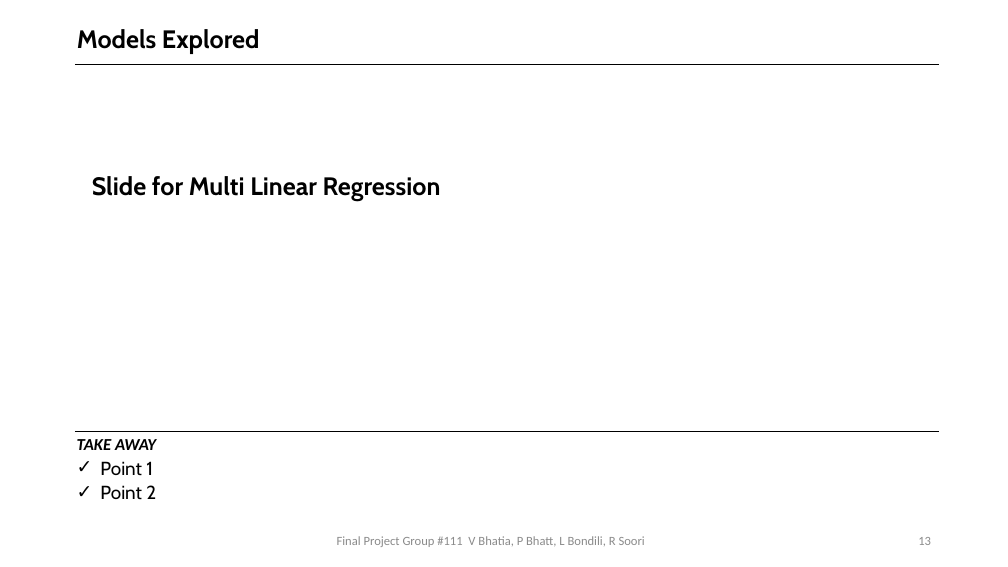
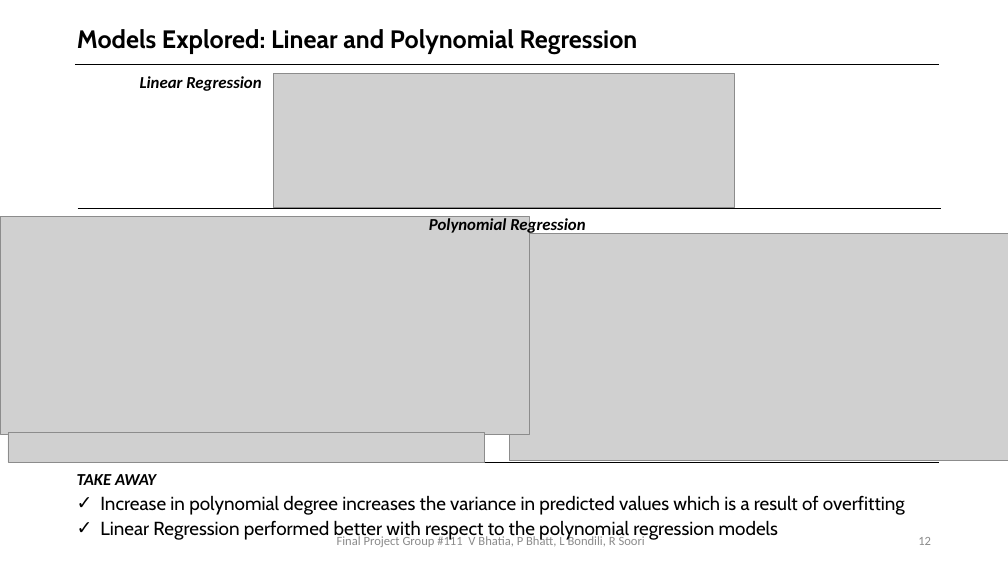
Before and after one commit to bhatiavr/cs109b-final-project-111, a slide deck: slide 12 of docs/Forecasting COVID-19 Cases Using SARS-Cov-2 Titers in Wastewater.pptx (slide 13 before the commit). Drawn at 1008x567 pixels with LibreOffice and Linux fonts; fonts in the diff are those of the drawing; grey boxes stand for pictures. Boxes give left, top, right and bottom in pixels: in the first picture for what was removed or moved away, otherwise in the second. Text is boxed around its words. In the diff, an @@ line names an element or a change of style, - is before the commit and + after.

```diff
--- a/docs/Forecasting COVID-19 Cases Using SARS-Cov-2 Titers in Wastewater.pptx
+++ b/docs/Forecasting COVID-19 Cases Using SARS-Cov-2 Titers in Wastewater.pptx
@@ title at (77, 29, 638, 54): text changed @@
-Models Explored
+Models Explored: Linear and Polynomial Regression
@@ text added at (140, 76, 261, 91), 16 pt, text #000000, bold, italic @@
+Linear Regression
@@ picture added at (273, 74, 735, 208) @@
@@ text removed at (92, 176, 441, 201) @@
-Slide for Multi Linear Regression
@@ line added from (78, 209) to (941, 209), #000000 0.5 pt @@
@@ picture added at (0, 216, 529, 434) @@
@@ text added at (429, 217, 585, 235), 16 pt, text #000000, bold, italic @@
+Polynomial Regression
@@ picture added at (510, 234, 1008, 461) @@
@@ picture added at (8, 432, 485, 462) @@
@@ text "TAKE AWAY": place and size @@
-text "TAKE AWAY" at (77, 439, 156, 500)
+text "TAKE AWAY" at (77, 474, 905, 540)
@@ line moved from (75, 432) - (939, 432) to (75, 463) - (939, 463) @@
@@ text at (100, 495, 905, 540): text changed @@
-✓ Point 1
-✓ Point 2
+✓ Increase in polynomial degree increases the variance in predicted values which is a result of overfitting
+✓ Linear Regression performed better with respect to the polynomial regression models
```
Also in this commit, not shown: 17 other slides changed, 1 slide removed, 1 other file.
